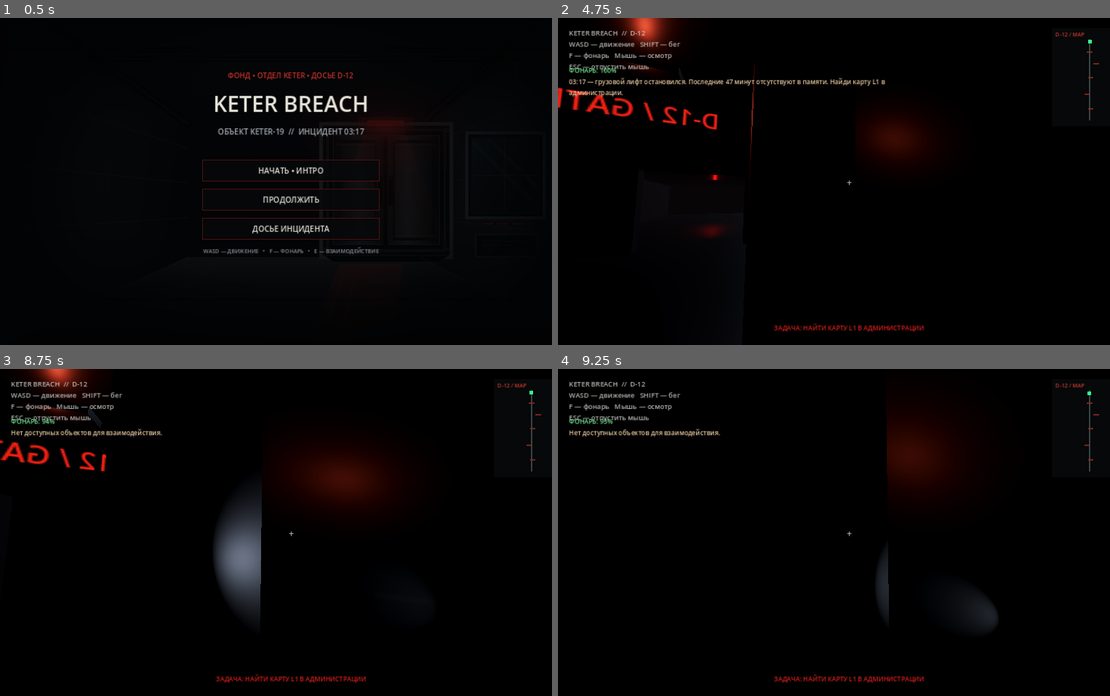
Above: before the commit, frames 1-4 (two rows, left to right).
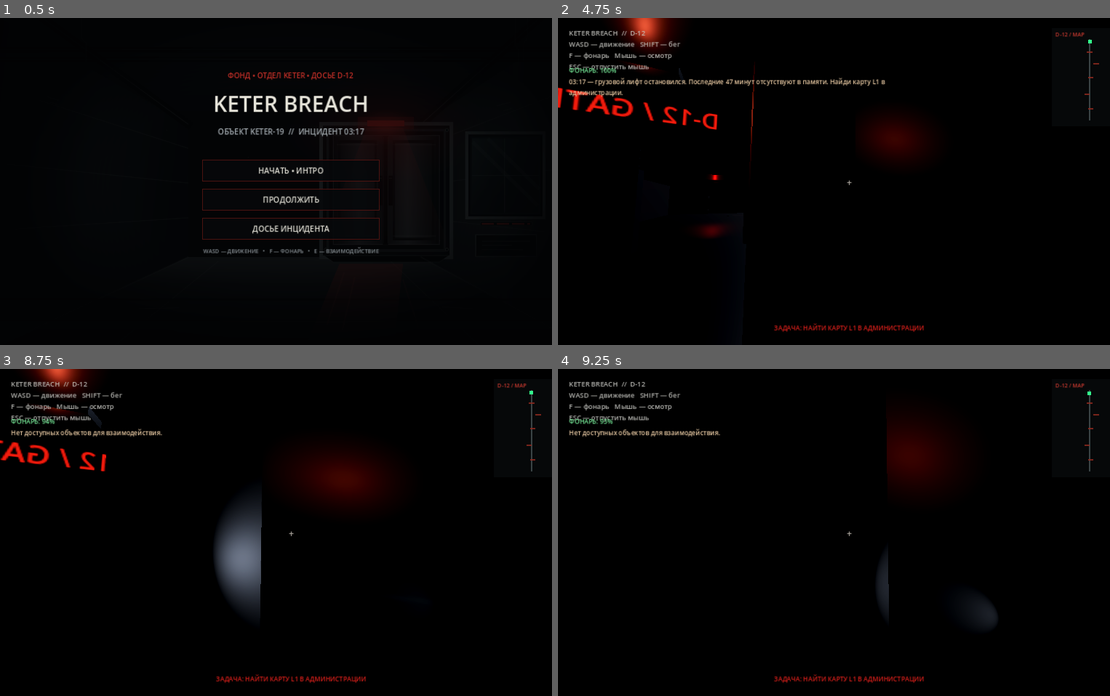
Above: after the commit, the same moments.

Repository: Keter-Breach/keter-breach.ru
Game: Godot game, scene res://scenes/main.tscn
Same seed, same stepped clock (60 frames per second), same inputs: the game is played once before the commit and once after it.
Inputs (mouse positions are in pixels of both pictures, inside the frame that each line leads up to):
- Up to frame 1 (0.5 s): no input
- Up to frame 2 (4.75 s): click "НАЧАТЬ • ИНТРО" at 0.5 s; click "ДАЛЕЕ →" at 1.25 s; click "ПРОПУСТИТЬ ИНТРО" at 2 s; tap Enter at 2.75, 4.35 s; move the mouse to (977, 165) at 2.77 s; hold D (move_right) 2.78-3.53 s; hold Shift (sprint) 2.78-3.53 s; click (977, 165) at 2.92 s; tap Space at 3.02, 3.77 s; move the mouse to (734, 197) at 3.52 s; hold S (move_back) 3.53-4.28 s; tap F (toggle_flashlight) at 3.6 s; move the mouse to (861, 174) at 4.27 s; hold W (move_forward) from 4.28 s (still down)
- Up to frame 3 (8.75 s): move the mouse to (281, 539) at 5.02 s; tap E at 5.1, 8.1 s; tap Space at 5.27, 5.75, 6.02, 6.77, 7.25, 8.27 s; move the mouse to (336, 535) at 5.77 s; hold Shift (sprint) 5.78-6.53 s; tap Enter at 6.5, 7.35, 8 s; move the mouse to (248, 529) at 6.52 s; tap F (toggle_flashlight) at 6.6 s; move the mouse to (298, 532) at 7.27 s; move the mouse to (270, 525) at 8.02 s; release W (move_forward) at 8.03 s; hold D (move_right) from 8.03 s (still down)
- Up to frame 4 (9.25 s): move the mouse to (878, 532) at 8.77 s; release D (move_right) at 8.78 s; hold W (move_forward) from 8.78 s (still down); hold Shift (sprint) from 8.78 s (still down); tap Space at 9.02 s

Frame 1 is identical in both runs. In frame 2, 0.1% of the frame differs, in the area x 0-29%, y 21-34%; in frame 3, less than 0.1%; in frame 4, less than 0.1%.

Commit message:
Improve horror lighting, visibility and emergency light bloom

Diff:
--- a/godot-prototype/scripts/main.gd
+++ b/godot-prototype/scripts/main.gd
@@ -349,18 +349,21 @@
 	sky.sky_material = sky_mat
 	env.sky = sky
 	env.ambient_light_source = Environment.AMBIENT_SOURCE_COLOR
-	env.ambient_light_color = Color(0.16, 0.18, 0.22)
-	env.ambient_light_energy = 0.35
+	env.ambient_light_color = Color(0.22, 0.24, 0.28)
+	env.ambient_light_energy = 0.52
 	env.tonemap_mode = Environment.TONE_MAPPER_FILMIC
 	env.fog_enabled = true
 	env.fog_light_color = Color(0.06, 0.045, 0.05)
-	env.fog_density = 0.018
+	env.fog_density = 0.009
+	env.glow_enabled = true
+	env.glow_intensity = 0.35
+	env.glow_bloom = 0.08
 	world.environment = env
 	add_child(world)
 	var light := DirectionalLight3D.new()
 	light.rotation_degrees = Vector3(-35, -25, 0)
 	light.light_color = Color(0.55, 0.61, 0.72)
-	light.light_energy = 0.16
+	light.light_energy = 0.22
 	add_child(light)
 
 func _build_corridor() -> void:
